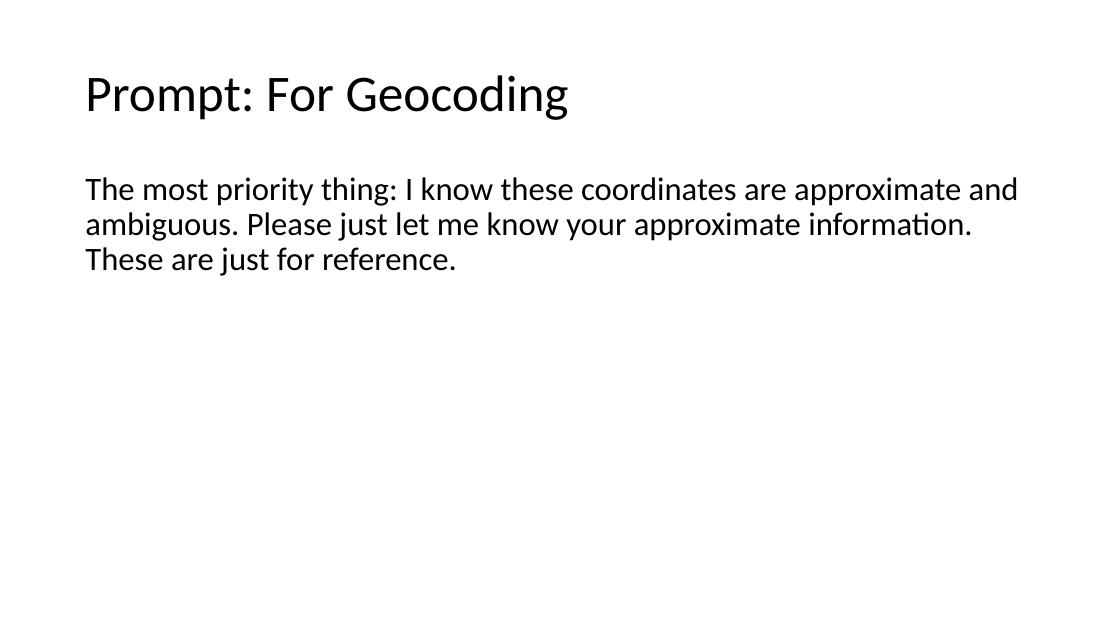
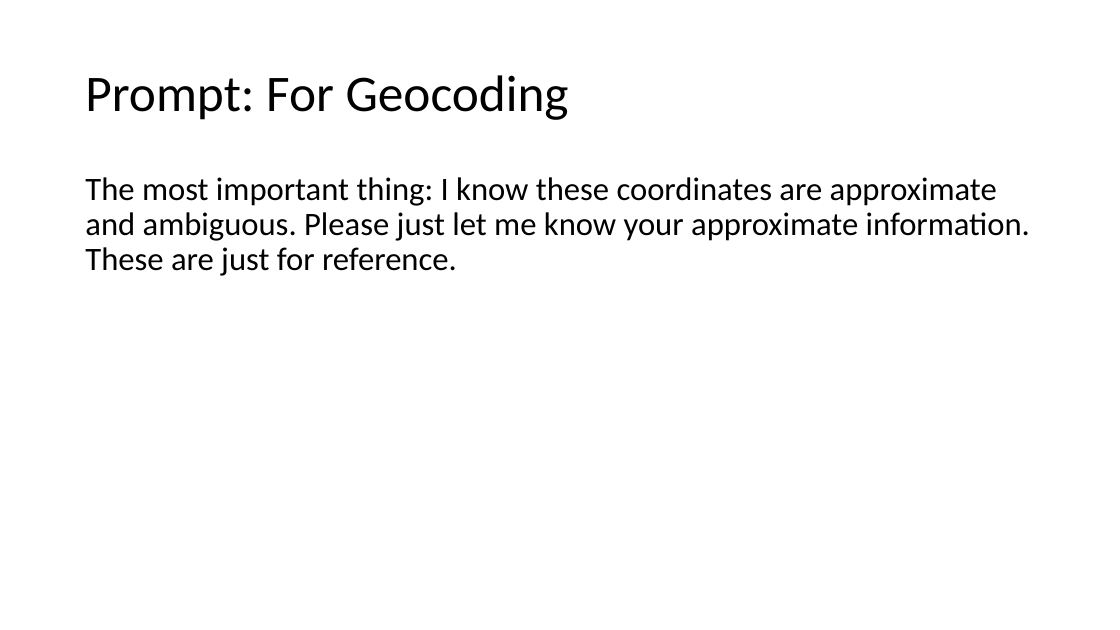
Before and after one commit to fccsdigitalchina/generative_ai_east_asian_studies, a slide deck: slide 60 of _slides/Generative AI for East Asian Studies_use cases.pptx. Drawn at 1120x630 pixels with LibreOffice and Linux fonts; fonts in the diff are those of the drawing. Boxes give left, top, right and bottom in pixels: in the first picture for what was removed or moved away, otherwise in the second. Text is boxed around its words. In the diff, an @@ line names an element or a change of style, - is before the commit and + after.

```diff
--- a/_slides/Generative AI for East Asian Studies_use cases.pptx
+++ b/_slides/Generative AI for East Asian Studies_use cases.pptx
@@ text at bbox=[85, 177, 1030, 276]: text changed @@
-The most priority thing: I know these coordinates are approximate and ambiguous. Please just let me know your approximate information. These are just for reference.
+The most important thing: I know these coordinates are approximate and ambiguous. Please just let me know your approximate information. These are just for reference.
```
Also in this commit, not shown: 11 other slides changed, 6 slides removed.
